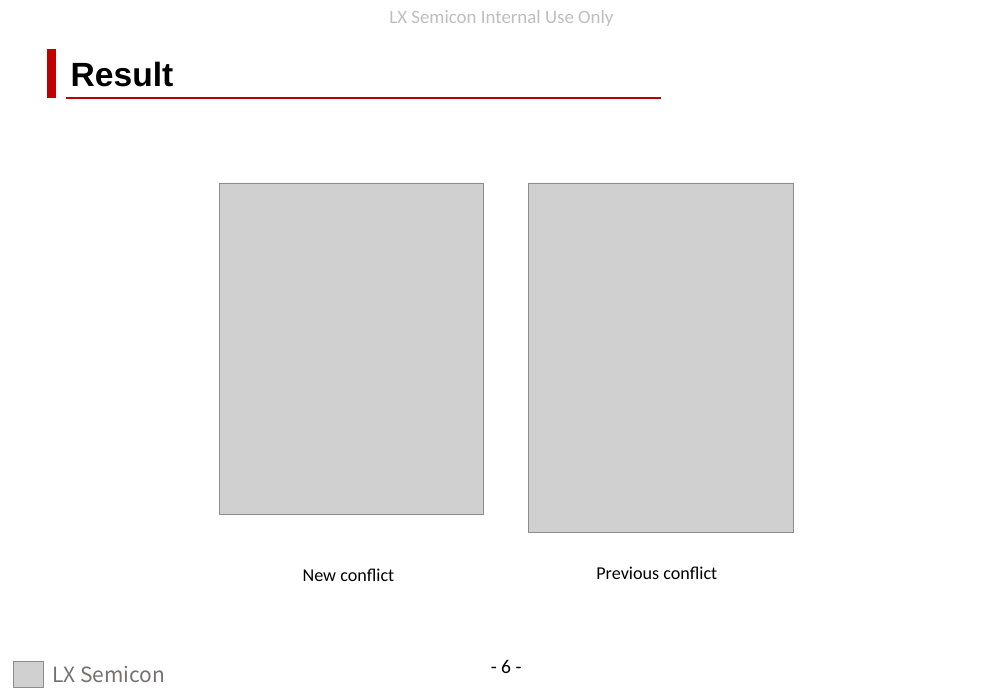
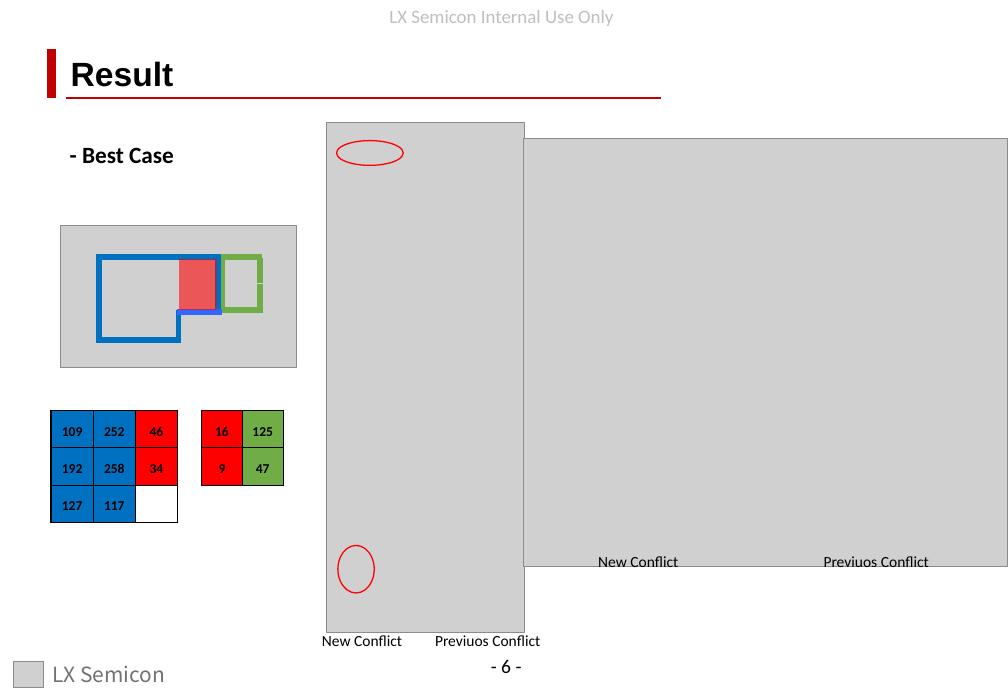
Before and after one commit to Heon2/TouchSW_Local, a slide deck: slide 7 of Conflict 영역 분배 개선.pptx. Drawn at 1008x698 pixels with LibreOffice and Linux fonts; fonts in the diff are those of the drawing; grey boxes stand for pictures. Boxes give left, top, right and bottom in pixels: in the first picture for what was removed or moved away, otherwise in the second. Text is boxed around its words. In the diff, an @@ line names an element or a change of style, - is before the commit and + after.

Commit message:
update files

```diff
--- a/Conflict 영역 분배 개선.pptx
+++ b/Conflict 영역 분배 개선.pptx
@@ text added at (x1=82, y1=147, x2=174, y2=163), 18 pt, text #000000, bold @@
+- Best Case
@@ picture added at (x1=327, y1=122, x2=525, y2=632) @@
@@ ellipse added at (x1=337, y1=141, x2=404, y2=166), outline #FF0000 1 pt @@
@@ picture added at (x1=524, y1=139, x2=1008, y2=566) @@
@@ picture removed at (x1=220, y1=183, x2=483, y2=516) @@
@@ picture removed at (x1=529, y1=183, x2=794, y2=532) @@
@@ picture added at (x1=60, y1=226, x2=296, y2=368) @@
@@ line added from (96, 257) to (219, 257), #0070C0 4.5 pt @@
@@ line added from (99, 254) to (99, 341), #0070C0 4.5 pt @@
@@ rectangle added at (x1=180, y1=259, x2=217, y2=309), fill #FF0000 at 58% opacity @@
@@ line added from (219, 257) to (262, 257), #70AD47 4.5 pt @@
@@ line added from (219, 254) to (219, 314), #0070C0 4.5 pt @@
@@ line added from (222, 257) to (222, 310), #70AD47 4.5 pt @@
@@ line added from (260, 259) to (260, 284), #70AD47 4.5 pt @@
@@ line added from (260, 284) to (260, 314), #70AD47 4.5 pt @@
@@ line added from (177, 312) to (222, 312), #3366FF 4.5 pt @@
@@ line added from (179, 310) to (179, 343), #0070C0 4.5 pt @@
@@ line added from (219, 310) to (260, 310), #70AD47 4.5 pt @@
@@ line added from (96, 341) to (179, 341), #0070C0 4.5 pt @@
@@ table added at (x1=51, y1=410, x2=177, y2=522), 3 rows, 3 columns @@
+109 | 252 | 46
+192 | 258 | 34
+127 | 117 | 
@@ table added at (x1=202, y1=410, x2=284, y2=485), 2 rows, 2 columns @@
+16 | 125
+9 | 47
@@ ellipse added at (x1=338, y1=545, x2=374, y2=593), outline #FF0000 1 pt @@
@@ text at (x1=598, y1=556, x2=678, y2=572): text changed; size 14 to 12 pt @@
-Previous conflict
+New Conflict
@@ text added at (x1=824, y1=556, x2=929, y2=572), 12 pt, text #000000 @@
+Previuos Conflict
@@ text at (x1=322, y1=635, x2=402, y2=646): text changed; size 14 to 12 pt @@
-New conflict
+New Conflict
@@ text added at (x1=435, y1=635, x2=540, y2=646), 12 pt, text #000000 @@
+Previuos Conflict
```
Also in this commit, not shown: 1 slide added.
